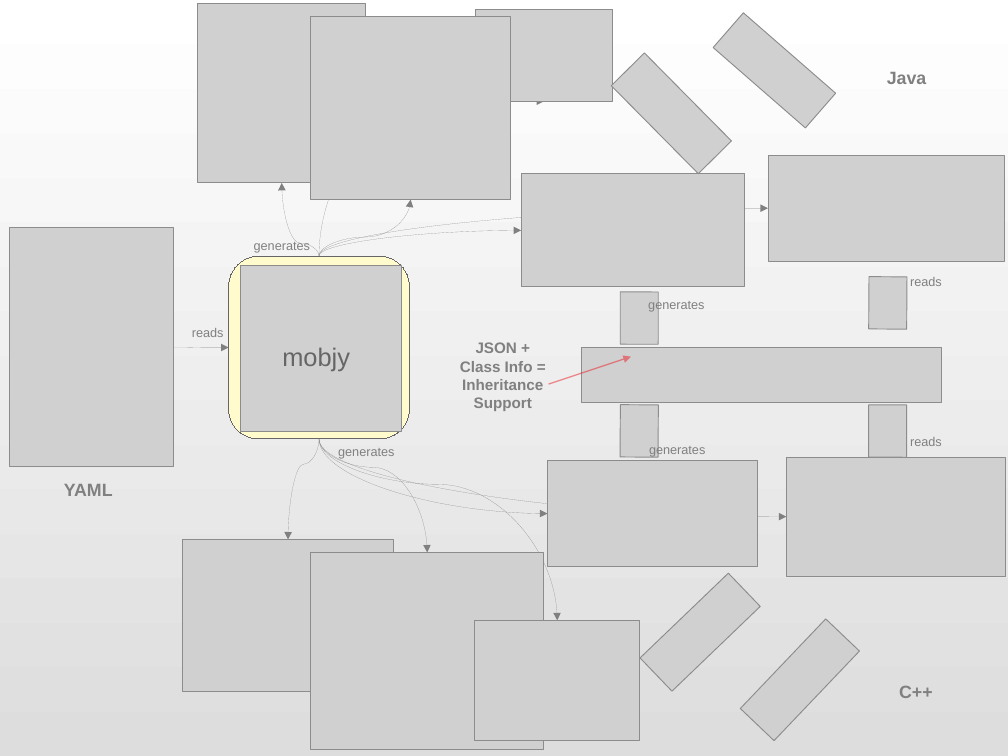
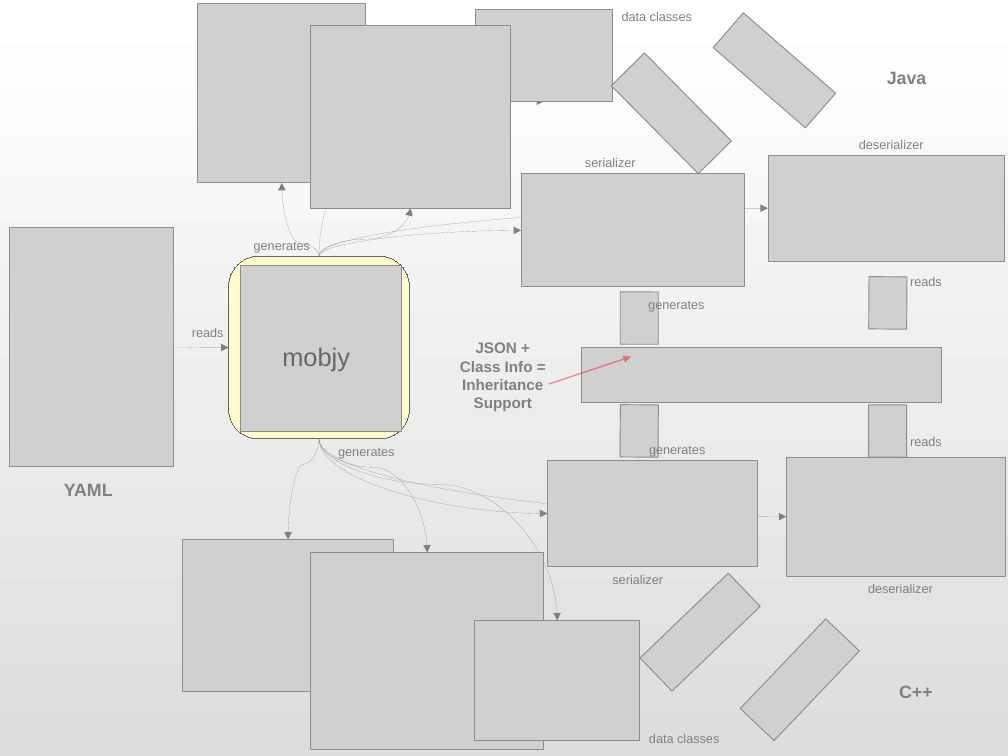
Before and after one commit to riotjy/mobjy4j, a slide deck: slide 1 of res/flow.odp. Drawn at 1008x756 pixels with LibreOffice and Linux fonts; fonts in the diff are those of the drawing; grey boxes stand for pictures. Boxes give left, top, right and bottom in pixels: in the first picture for what was removed or moved away, otherwise in the second. Text is boxed around its words. In the diff, an @@ line names an element or a change of style, - is before the commit and + after.

```diff
--- a/res/flow.odp
+++ b/res/flow.odp
@@ picture: place and size @@
-picture at <box>311,16,510,199</box>
+picture at <box>311,26,510,209</box>
@@ text added at <box>622,12,692,21</box>, 10 pt, text #808080 @@
+data classes
@@ text added at <box>859,140,924,149</box>, 10 pt, text #808080 @@
+deserializer
@@ text added at <box>585,158,636,167</box>, 10 pt, text #808080 @@
+serializer
@@ curved arrow moved from (319, 256) - (411, 199) to (319, 256) - (411, 209) @@
@@ text added at <box>612,575,663,584</box>, 10 pt, text #808080 @@
+serializer
@@ text added at <box>868,584,933,593</box>, 10 pt, text #808080 @@
+deserializer
@@ text added at <box>649,734,719,743</box>, 10 pt, text #808080 @@
+data classes
```
Also in this commit, not shown: 1 other file.
